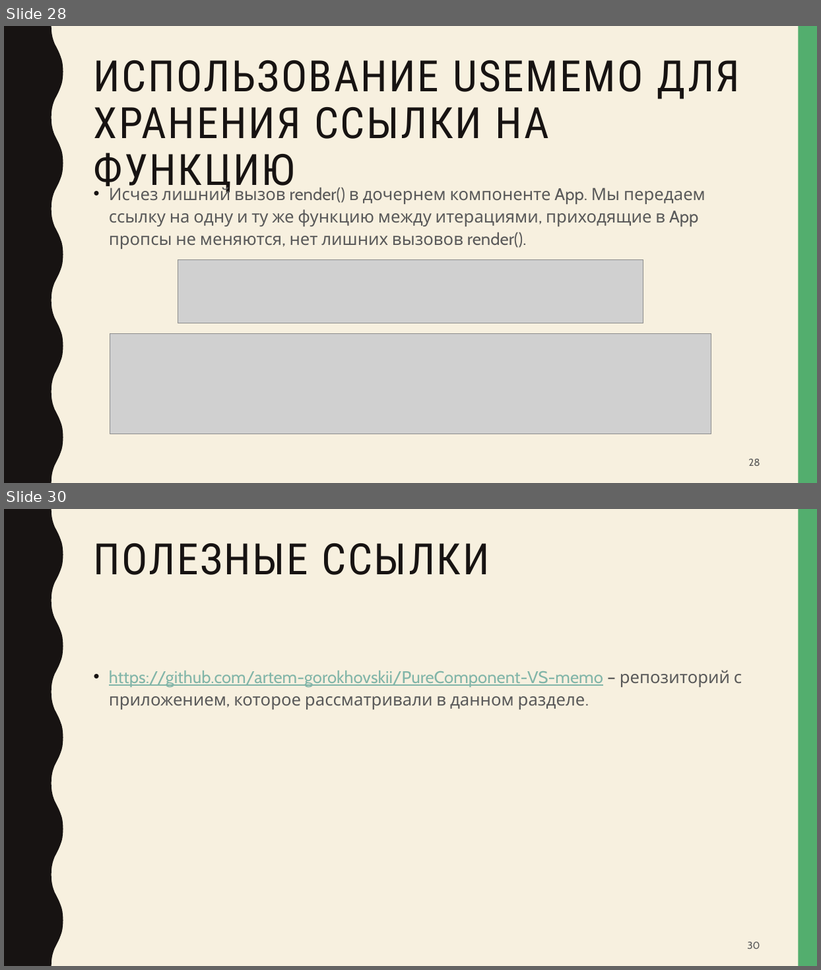
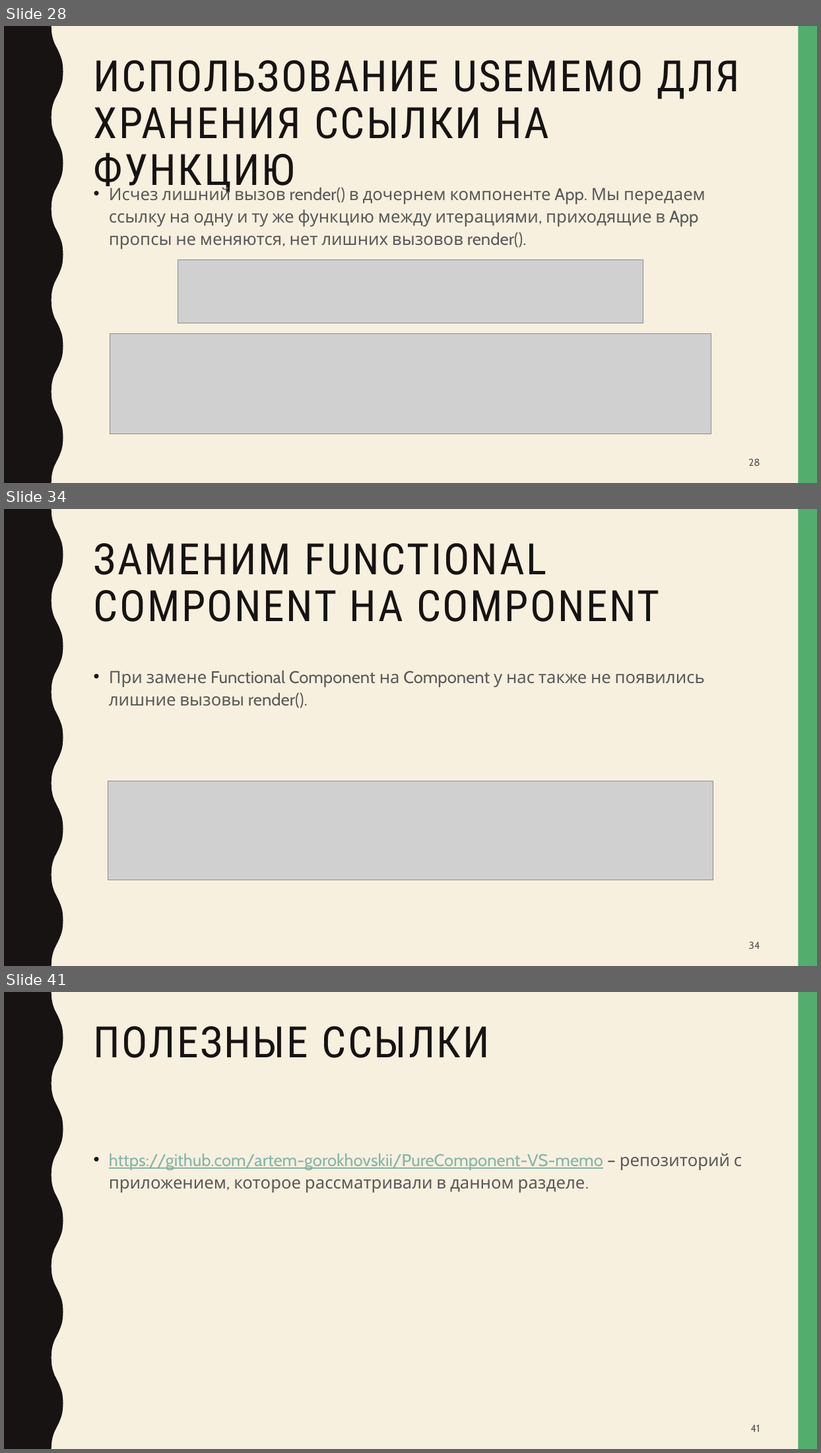
Before and after one commit to artem-gorokhovskii/PureComponent-VS-memo, a slide deck: PureComponent-vs-memo.pptx. Shown one above the other, each under a label of ours: slides 28 and 30 before the commit, slides 28, 34 and 41 after it; the slides between them are not shown. The pictures are 821x970 and 821x1453 pixels, drawn with LibreOffice and Linux fonts; fonts in the diff are those of the drawing; grey boxes stand for pictures. Boxes give left, top, right and bottom in pixels: in the first picture for what was removed or moved away, otherwise in the second. Text is boxed around its words. In the diff, an @@ line names an element or a change of style, - is before the commit and + after.

```diff
--- a/PureComponent-vs-memo.pptx
+++ b/PureComponent-vs-memo.pptx
@@ slide 34 added at (x1=4, y1=509, x2=817, y2=966), background #F7F0DF; not listed: 2 template elements that a slide beside it also shows @@
@@ title added at (x1=94, y1=543, x2=659, y2=622), 51 pt, text #171312 @@
+ЗАМЕНИМ FUNCTIONAL COMPONENT НА COMPONENT
@@ text added at (x1=109, y1=670, x2=705, y2=708), 20 pt, text #595959 @@
+• При замене Functional Component на Component у нас также не появились лишние вызовы render().
@@ picture added at (x1=108, y1=781, x2=714, y2=880) @@
@@ page number added at (x1=749, y1=942, x2=760, y2=949), 12 pt, text #595959 @@
+34
@@ what was slide 30 is now slide 41 @@
@@ page number at (x1=751, y1=1425, x2=760, y2=1432): text changed @@
-30
+41
```
Also in this commit, not shown: 1 slide changed, 10 other slides added, 4 other files.
